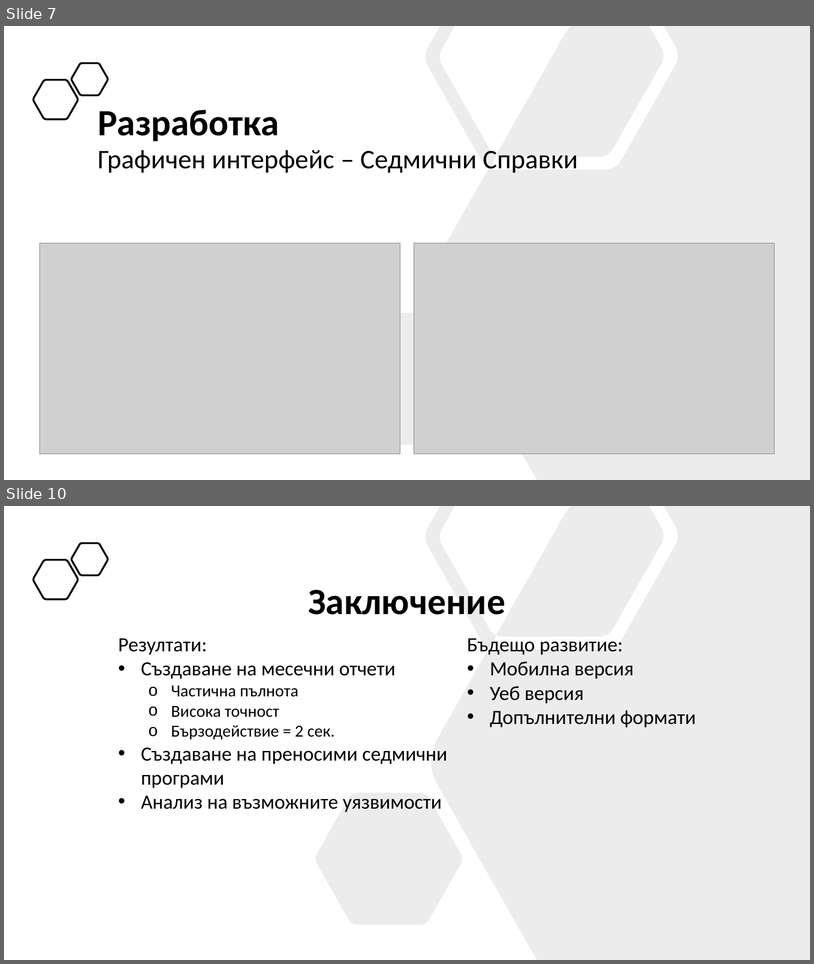
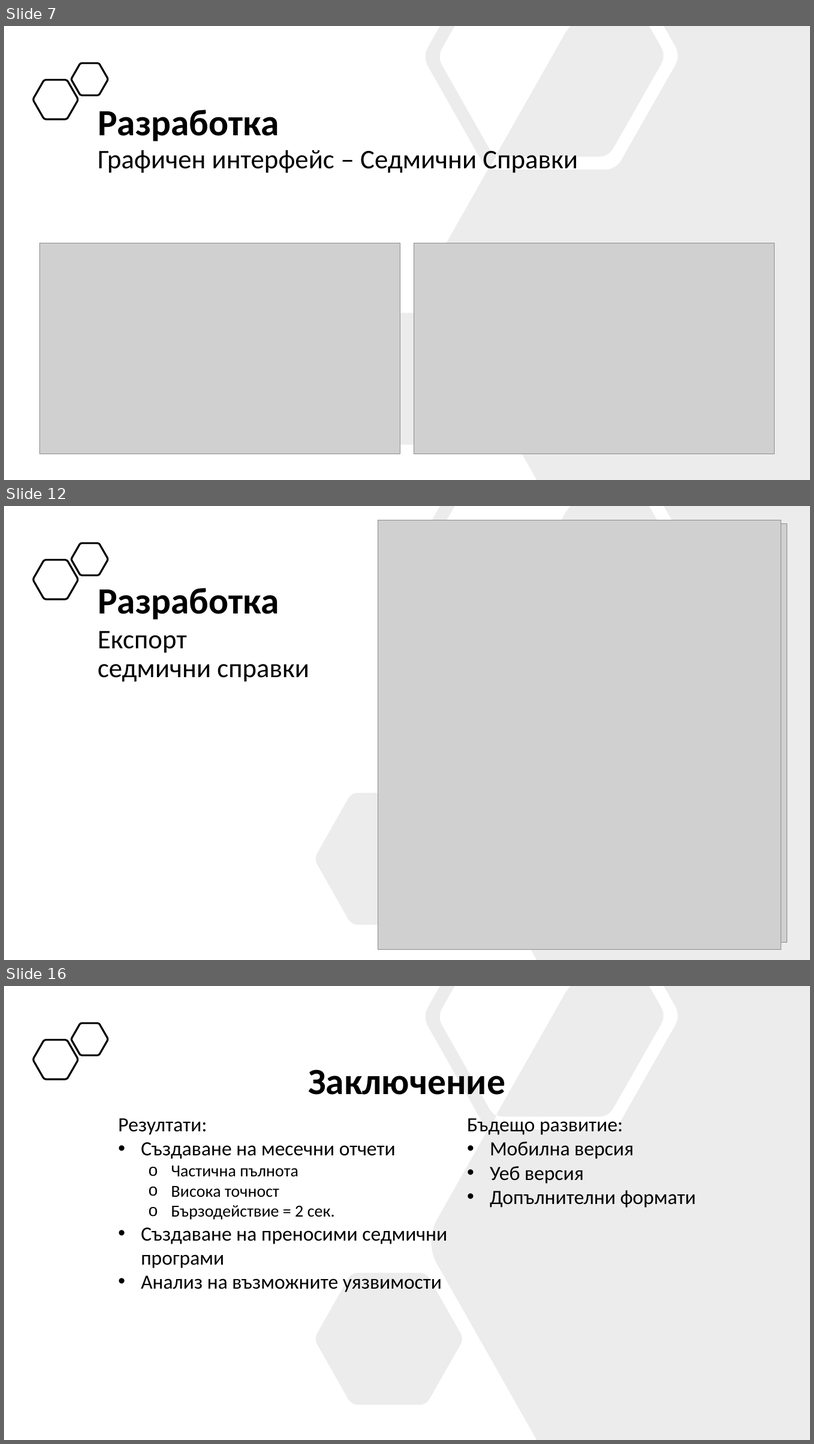
Before and after one commit to nikolaizhnikolov/NVNA-Schedule-Exporter, a slide deck: docs/Дипломна_Работа_62620113.pptx. Shown one above the other, each under a label of ours: slides 7 and 10 before the commit, slides 7, 12 and 16 after it; the slides between them are not shown. The pictures are 814x964 and 814x1444 pixels, drawn with LibreOffice and Linux fonts; fonts in the diff are those of the drawing; grey boxes stand for pictures. Boxes give left, top, right and bottom in pixels: in the first picture for what was removed or moved away, otherwise in the second. Text is boxed around its words. In the diff, an @@ line names an element or a change of style, - is before the commit and + after.

```diff
--- a/docs/Дипломна_Работа_62620113.pptx
+++ b/docs/Дипломна_Работа_62620113.pptx
@@ slide 12 added at [4,506,810,960], background #FFFFFF @@
@@ freeform shape added at [316,506,810,960], fill #808080 at 15% opacity @@
@@ picture added at [378,520,782,949] @@
@@ picture added at [396,523,788,942] @@
@@ freeform shape added at [72,543,108,575], outline #000000 2.25 pt @@
@@ freeform shape added at [33,560,78,599], outline #000000 2.25 pt @@
@@ text added at [98,588,279,619], 44 pt, text #000000, bold @@
+Разработка
@@ text added at [98,631,309,682], 32 pt, text #000000 @@
+Експорт
+седмични справки
@@ what was slide 10 is now slide 16 @@
```
Also in this commit, not shown: 1 slide changed, 7 other slides added, 2 slides removed, 1 other file.
